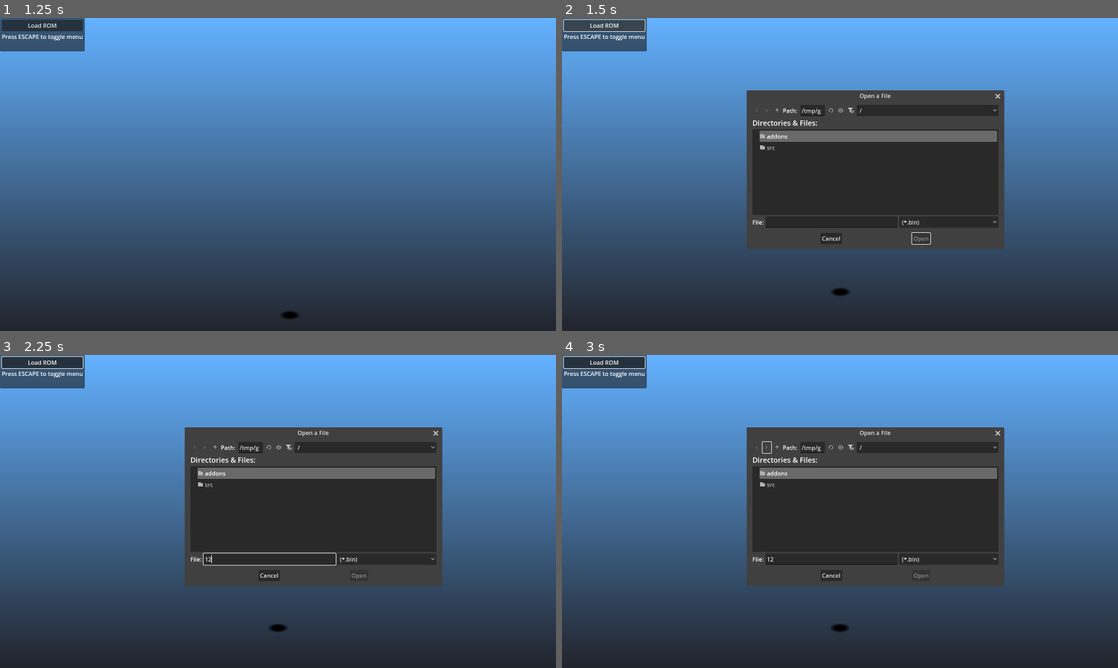
Above: before the commit, frames 1-4 (two rows, left to right).
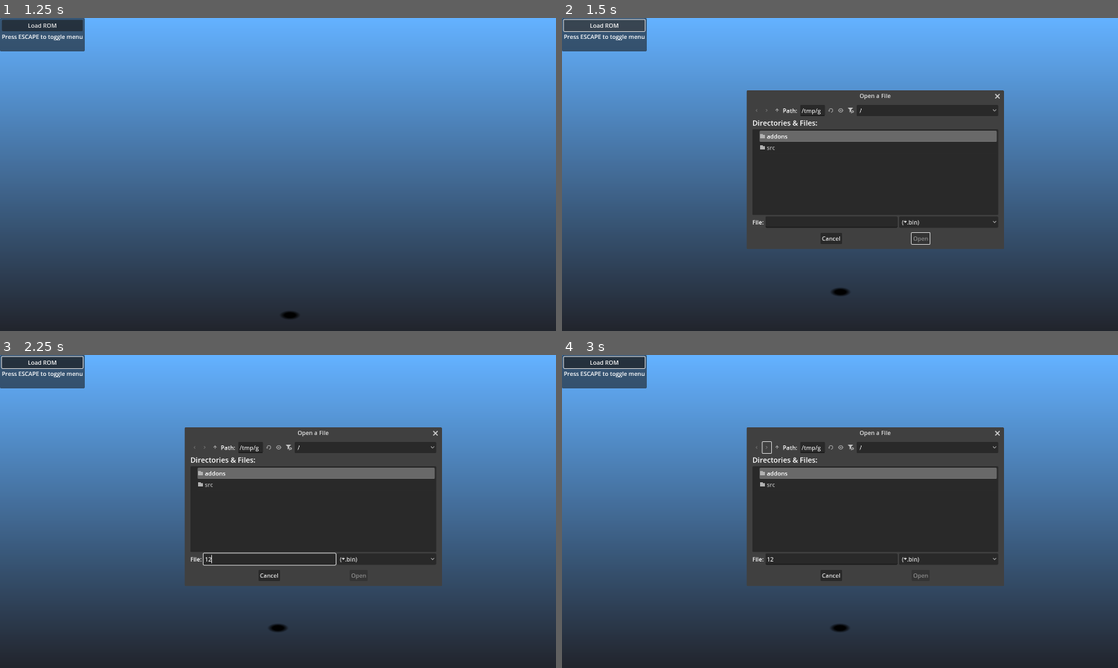
Above: after the commit, the same moments.

Repository: mrgudenheim/TacticsEngineG
Game: Godot game, scene res://src/Map/map_viewer.tscn
The game is run twice, just before and just after one commit, with the same random seed, the same clock (stepped at 60 frames per second) and the same inputs.
Inputs (mouse positions are in pixels of both pictures, inside the frame that each line leads up to):
- Up to frame 1 (1.25 s): tap Enter (ui_accept) at 0.5, 0.77 s; move the mouse to (400, 158) at 0.52 s; hold D from 0.53 s (still down); tap Down (camera_down) at 0.6 s; click (400, 158) at 0.67 s
- Up to frame 2 (1.5 s): release D at 1.25 s; click "Load ROM" at 1.25 s
- Up to frame 3 (2.25 s): click (266, 558) at 2.02 s; type "12" at 2.1 s
- Up to frame 4 (3 s): click (767, 448) at 2.75 s

Frame 1 is identical in both runs. In frame 2, 0.1% of the frame differs, in the area x 62-80%, y 23-73%; in frame 3, less than 0.1%; in frame 4, less than 0.1%.
Error in both runs: Invalid access to property or key 'sequences' on a base object of type 'Nil'. (res://src/Unit/unit_animation_manager.gd:501)

Commit message:
ability to load more than 1 map

Diff:
--- a/src/Map/map_viewer.gd
+++ b/src/Map/map_viewer.gd
@@ -114,21 +114,9 @@
 
 	texture_viewer.texture = map_data.albedo_texture
 
-	for child: Node in maps.get_children():
-		child.queue_free()
+	clear_maps()
 
-	instantiate_map(map_data, Vector3.ZERO, Vector3.ONE)
-
-	if not walled_maps.has(index):
-		instantiate_map(map_data, Vector3.ZERO, Vector3(1, 1, -1))
-		instantiate_map(map_data, Vector3.FORWARD * map_data.map_length * 2, Vector3(1, 1, -1))
-		instantiate_map(map_data, Vector3.ZERO, Vector3(-1, 1, 1))
-		instantiate_map(map_data, Vector3.RIGHT * map_data.map_width * 2, Vector3(-1, 1, 1))
-		instantiate_map(map_data, Vector3.ZERO, Vector3(-1, 1, -1))
-		instantiate_map(map_data, Vector3.FORWARD * map_data.map_length * 2, Vector3(-1, 1, -1))
-		instantiate_map(map_data, Vector3.RIGHT * map_data.map_width * 2, Vector3(-1, 1, -1))
-		instantiate_map(map_data, (Vector3.RIGHT * map_data.map_width * 2) + (Vector3.FORWARD * map_data.map_length * 2), Vector3(-1, 1, -1))
-
+	maps.add_child(instantiate_map(index, not walled_maps.has(index)))
 
 	var middle_height: float = (map_data.terrain_tiles[map_data.terrain_tiles.size() / 2].height * SCALED_UNITS_PER_HEIGHT) + 2
 	var middle_position: Vector3 = Vector3(map_data.map_width / 2.0, middle_height, -map_data.map_length / 2.0)
@@ -145,9 +133,8 @@
 	hide_debug_ui()
 
 
-func instantiate_map(new_map_data: MapData, position: Vector3, scale: Vector3) -> void:
+func get_map(new_map_data: MapData, position: Vector3, scale: Vector3) -> Map:
 	var new_map_instance: Map = map_tscn.instantiate()
-	maps.add_child(new_map_instance)
 	new_map_instance.mesh.mesh = new_map_data.mesh
 	new_map_instance.mesh.scale = scale
 	new_map_instance.position = position
@@ -158,6 +145,8 @@
 		new_map_instance.collision_shape.shape = new_map_data.mesh.create_trimesh_shape()
 	else:
 		new_map_instance.collision_shape.shape = get_scaled_collision_shape(new_map_data.mesh, scale)
+
+	return new_map_instance
 
 
 func get_scaled_collision_shape(mesh: Mesh, scale: Vector3) -> ConcavePolygonShape3D:
@@ -181,3 +170,30 @@
 		main_camera.projection = Camera3D.PROJECTION_PERSPECTIVE
 		phantom_camera.set_spring_length(7)
 		#phantom_camera.set_collision_mask(1)
+
+
+func instantiate_map(map_idx: int, mirror: bool) -> Node3D:
+	var map_holder: Node3D = Node3D.new()
+
+	var map_data: MapData = RomReader.maps[map_idx]
+	if not map_data.is_initialized:
+		map_data.init_map()
+
+	map_holder.add_child(get_map(map_data, Vector3.ZERO, Vector3.ONE))
+
+	if mirror:
+		map_holder.add_child(get_map(map_data, Vector3.ZERO, Vector3(1, 1, -1)))
+		map_holder.add_child(get_map(map_data, Vector3.FORWARD * map_data.map_length * 2, Vector3(1, 1, -1)))
+		map_holder.add_child(get_map(map_data, Vector3.ZERO, Vector3(-1, 1, 1)))
+		map_holder.add_child(get_map(map_data, Vector3.RIGHT * map_data.map_width * 2, Vector3(-1, 1, 1)))
+		map_holder.add_child(get_map(map_data, Vector3.ZERO, Vector3(-1, 1, -1)))
+		map_holder.add_child(get_map(map_data, Vector3.FORWARD * map_data.map_length * 2, Vector3(-1, 1, -1)))
+		map_holder.add_child(get_map(map_data, Vector3.RIGHT * map_data.map_width * 2, Vector3(-1, 1, -1)))
+		map_holder.add_child(get_map(map_data, (Vector3.RIGHT * map_data.map_width * 2) + (Vector3.FORWARD * map_data.map_length * 2), Vector3(-1, 1, -1)))
+
+	return map_holder
+
+
+func clear_maps() -> void:
+	for child: Node in maps.get_children():
+		child.queue_free()
